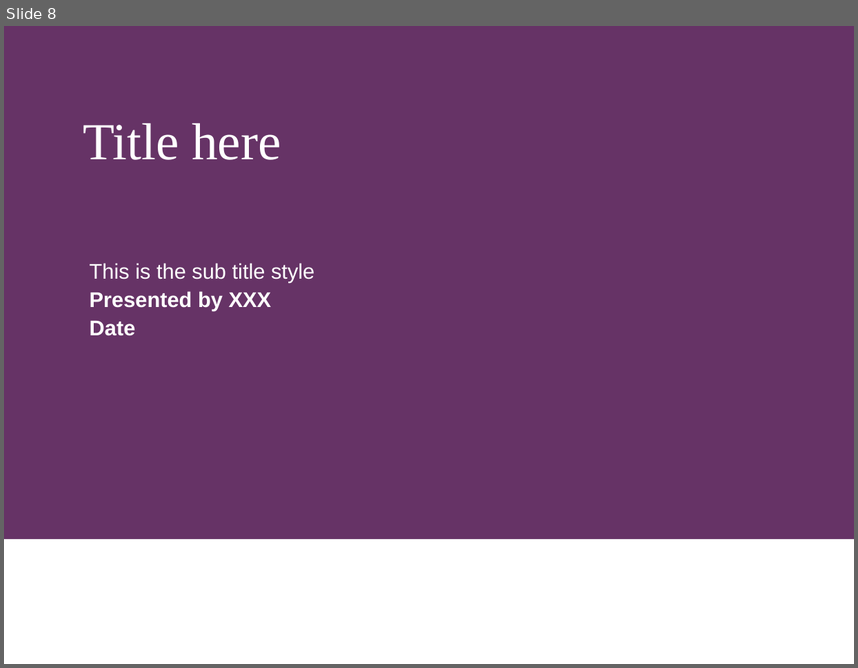
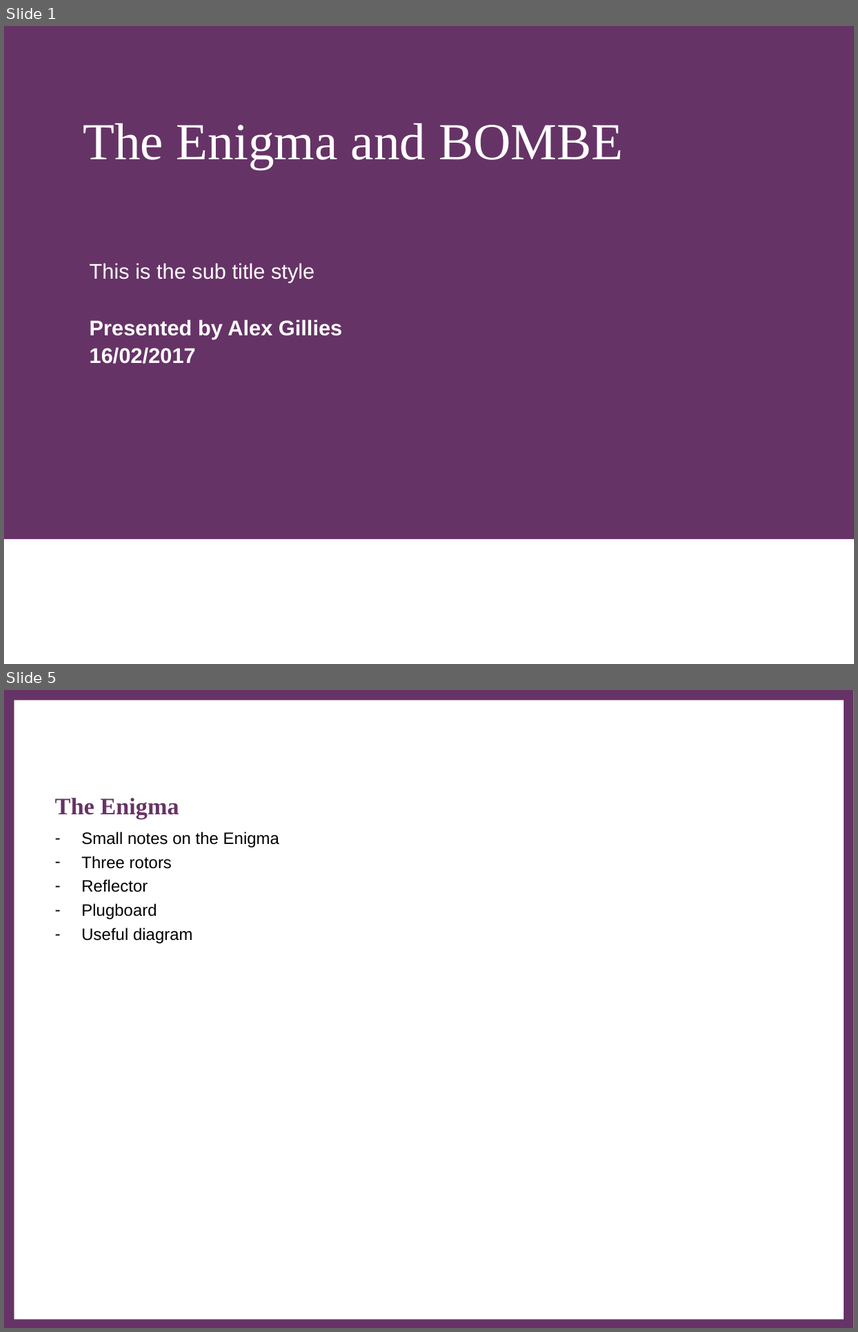
Before and after one commit to br3v1an5/Dissertation-Third-Year, a slide deck: DesignReport/1_PowerpointTemplate.ppt. Shown one above the other, each under a label of ours: slide 8 before the commit, slides 1 and 5 after it; the slides between them are not shown. The pictures are 858x668 and 858x1332 pixels, drawn with LibreOffice and Linux fonts; fonts in the diff are those of the drawing; background and template pictures are left out. Boxes give left, top, right and bottom in pixels: in the first picture for what was removed or moved away, otherwise in the second. Text is boxed around its words. In the diff, an @@ line names an element or a change of style, - is before the commit and + after.

```diff
--- a/DesignReport/1_PowerpointTemplate.ppt
+++ b/DesignReport/1_PowerpointTemplate.ppt
@@ slide 5 added at <box>4,690,854,1328</box>, background #FFFFFF @@
@@ rectangle added at <box>4,690,854,1328</box>, fill #663366, 24 pt, text #663366 @@
+∂
@@ rectangle added at <box>14,700,844,1319</box>, fill #FFFFFF @@
@@ title added at <box>55,798,179,819</box>, 20 pt, text #663366, bold @@
+The Enigma
@@ text added at <box>81,831,279,943</box>, 14 pt, text #000000 @@
+– Small notes on the Enigma
+– Three rotors
+– Reflector
+– Plugboard
+– Useful diagram
@@ what was slide 8 is now slide 1 @@
@@ slide 1 changed as well @@
@@ title at <box>83,123,624,169</box>: text changed @@
-Title here
+The Enigma and BOMBE
@@ subtitle at <box>90,319,342,363</box>: text changed @@
-Presented by XXX
-Date
+Presented by Alex Gillies
+16/02/2017
```
Also in this commit, not shown: 8 other slides added, 8 slides removed, 1 other file.
